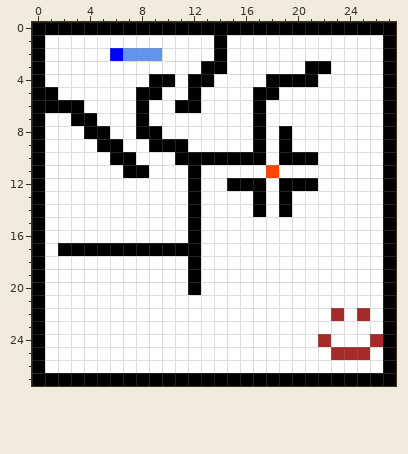
A pixel-art sprite gets an edit: Content/Levels/test.png. Above, as it was before the edit.
The file is 28x28 pixels.
New version:
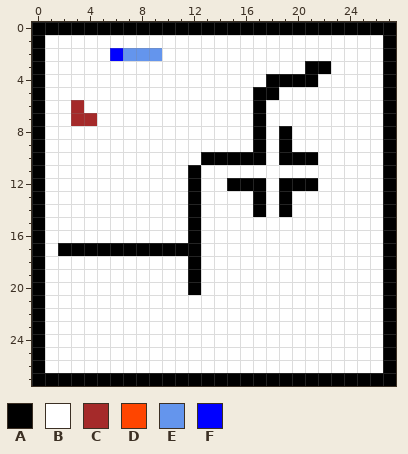
Palette (. is transparent): A #000000  B #ffffff  C #a52a2a  D #ff4500  E #6495ed  F #0000ff
The exact change:
y 1..2: x 14 A -> B
y 3: x 13..14 AA -> BB
y 4: x 9..10 AA -> BB; x 12..13 AA -> BB
y 5: x 1 A -> B; x 8..9 AA -> BB; x 12 A -> B
y 6: x 1..3 AAA -> BBC; x 8 A -> B; x 11..12 AA -> BB
y 7: x 3..4 AA -> CC; x 8 A -> B
y 8: x 4..5 AA -> BB; x 8..9 AA -> BB
y 9: x 5..6 AA -> BB; x 9..11 AAA -> BBB
y 10: x 6..7 AA -> BB; x 11..12 AA -> BB
y 11: x 7..8 AA -> BB; x 18 D -> B
y 22: x 23 C -> B; x 25 C -> B
y 24: x 22 C -> B; x 26 C -> B
y 25: x 23..25 CCC -> BBB
